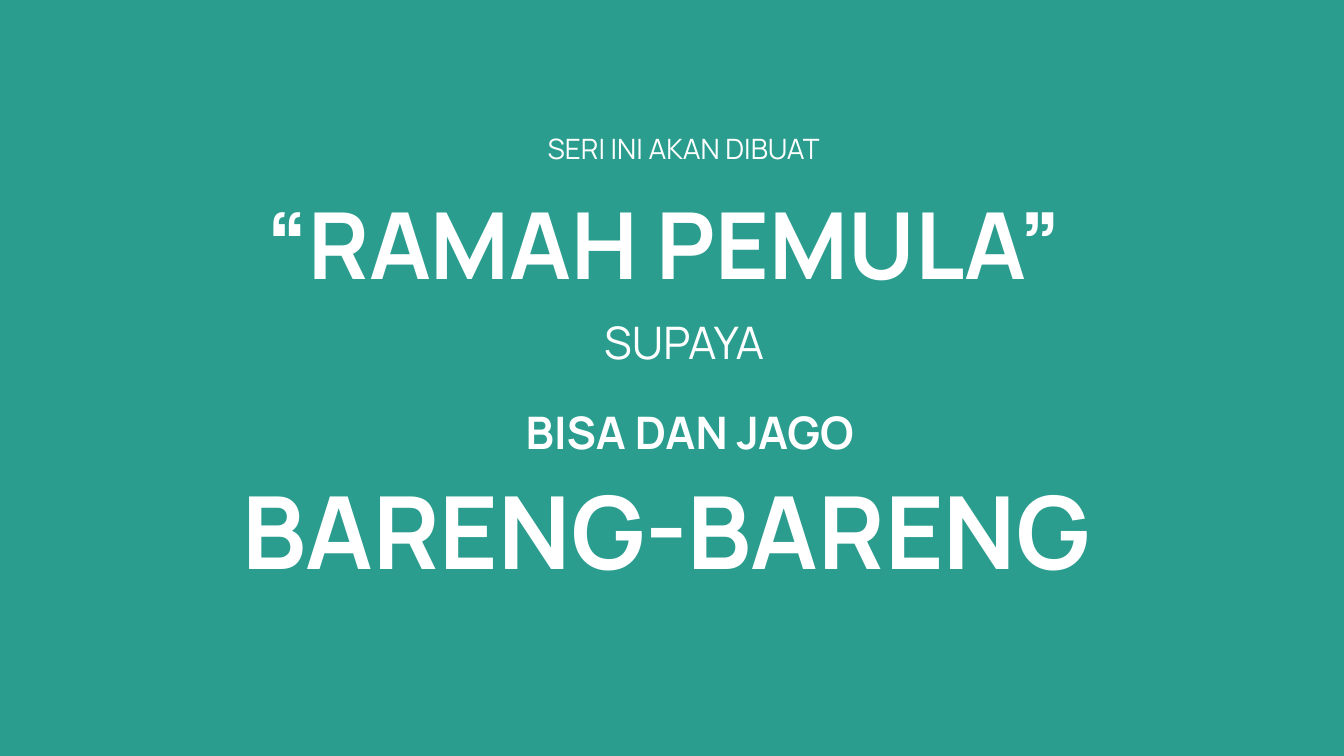
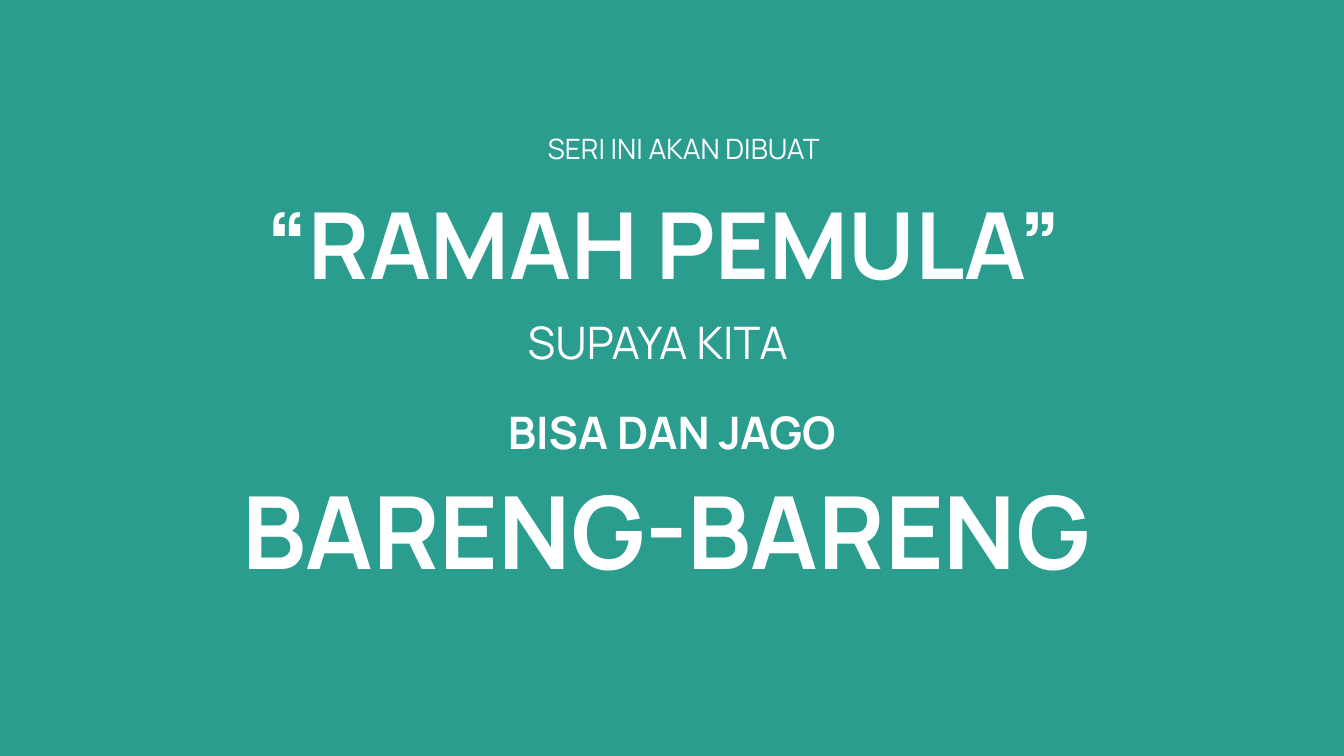
Before and after one commit to estotriramdani/tutorial-front-end-basic, a slide deck: slide 8 of PPT/0 Intro dan Pengenalan Seri.pptx. Drawn at 1344x756 pixels with LibreOffice and Linux fonts; fonts in the diff are those of the drawing. Boxes give left, top, right and bottom in pixels: in the first picture for what was removed or moved away, otherwise in the second. Text is boxed around its words. In the diff, an @@ line names an element or a change of style, - is before the commit and + after.

```diff
--- a/PPT/0 Intro dan Pengenalan Seri.pptx
+++ b/PPT/0 Intro dan Pengenalan Seri.pptx
@@ text at (x1=528, y1=326, x2=788, y2=360): text changed @@
-SUPAYA
+SUPAYA KITA
@@ text "BISA DAN JAGO" moved from (x1=526, y1=416, x2=854, y2=450) to (x1=508, y1=416, x2=836, y2=450) @@
```
Also in this commit, not shown: 1 other file.
